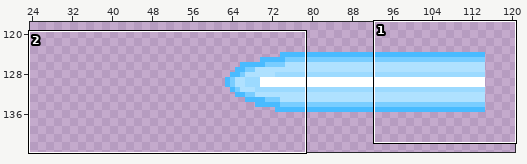
Pixel-art file -- AsepriteStuff/AttacksAndSkills/ManaBurstBeam.aseprite. Above, an overview of the earlier version with the close-up marked.
Close-up. The starting point:
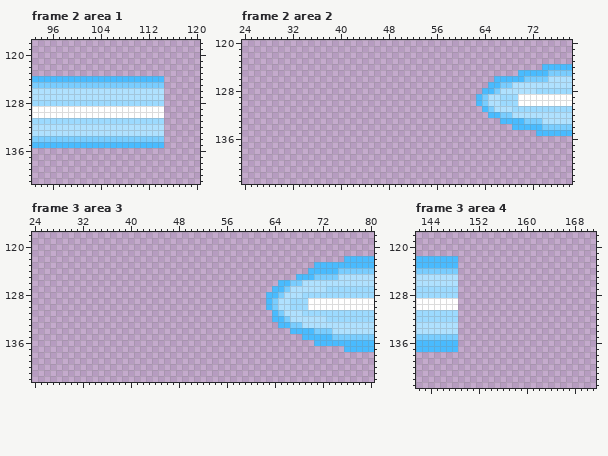
256x256 pixels, 15 frames. Shown: frame 2 area 1: x 93..120, y 118..141; frame 2 area 2: x 24..78, y 120..143; frame 3 area 3: x 24..80, y 118..142; frame 3 area 4: x 142..171, y 118..143. The wide view leaves out empty margins. The commit also changed other frames or places, which this record leaves out.
And afterwards:
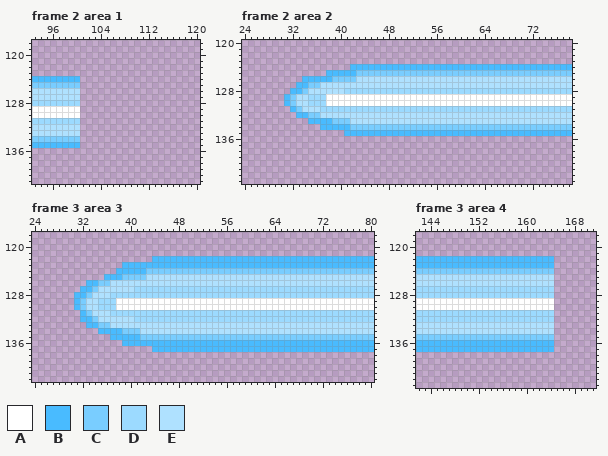
Palette (. is transparent): A #ffffff  B #49bbff  C #79cdff  D #9cdaff  E #afe1ff
Diff:
Frame 2 area 1, layer "Layer 1":
y 124: x 101..114 BBBBBBBBBBBBBB -> ..............
y 125: x 101..114 CCCCCCCCCCCCCC -> ..............
y 126..127: x 101..114 EEEEEEEEEEEEEE -> ..............
y 128: x 101..114 DDDDDDDDDDDDDD -> ..............
y 129..130: x 101..114 AAAAAAAAAAAAAA -> ..............
y 131: x 101..114 DDDDDDDDDDDDDD -> ..............
y 132..133: x 101..114 EEEEEEEEEEEEEE -> ..............
y 134: x 101..114 CCCCCCCCCCCCCC -> ..............
y 135: x 101..114 BBBBBBBBBBBBBB -> ..............
Frame 2 area 2, layer "Layer 1":
y 124: x 42..73 ................................ -> BBBBBBBBBBBBBBBBBBBBBBBBBBBBBBBB
y 125: x 38..74 ................................BBBBB -> BBBBBCCCCCCCCCCCCCCCCCCCCCCCCCCCCCCCC
y 126: x 34..74 ................................BBBBBCCCC -> BBBBBCCCCEEEEEEEEEEEEEEEEEEEEEEEEEEEEEEEE
y 127: x 33..68 ................................BBCC -> BBCCEEEEEEEEEEEEEEEEEEEEEEEEEEEEEEEE
y 128: x 32..72 ................................BBCEEEEEE -> BBCEEEEEEDDDDDDDDDDDDDDDDDDDDDDDDDDDDDDDD
y 129..130: x 31..69 ................................BCEEDDD -> BCEEDDDAAAAAAAAAAAAAAAAAAAAAAAAAAAAAAAA
y 131: x 32..68 ................................BCEEE -> BCEEEDDDDDDDDDDDDDDDDDDDDDDDDDDDDDDDD
y 132: x 33..68 ................................BBCC -> BBCCEEEEEEEEEEEEEEEEEEEEEEEEEEEEEEEE
y 133: x 35..73 ................................BBBBCCC -> BBBBCCCEEEEEEEEEEEEEEEEEEEEEEEEEEEEEEEE
y 134: x 37..73 ................................BBBBB -> BBBBBCCCCCCCCCCCCCCCCCCCCCCCCCCCCCCCC
y 135: x 41..72 ................................ -> BBBBBBBBBBBBBBBBBBBBBBBBBBBBBBBB
Frame 3 area 3, layer "Layer 1":
y 122: x 44..75 ................................ -> BBBBBBBBBBBBBBBBBBBBBBBBBBBBBBBB
y 123: x 39..70 ................................ -> BBBBBBBBBBBBBBBBBBBBBBBBBBBBBBBB
y 124: x 38..74 ................................BBBBB -> BBBBBCCCCCCCCCCCCCCCCCCCCCCCCCCCCCCCC
y 125: x 36..74 ................................BBBCCCC -> BBBCCCCEEEEEEEEEEEEEEEEEEEEEEEEEEEEEEEE
y 126: x 33..68 ................................BBCC -> BBCCEEEEEEEEEEEEEEEEEEEEEEEEEEEEEEEE
y 127: x 32..72 ................................BBCEEEEEE -> BBCEEEEEEDDDDDDDDDDDDDDDDDDDDDDDDDDDDDDDD
y 128: x 31..68 ................................BBCEEE -> BBCEEEDDDDDDDDDDDDDDDDDDDDDDDDDDDDDDDD
y 129..130: x 31..69 ................................BCEEDDD -> BCEEDDDAAAAAAAAAAAAAAAAAAAAAAAAAAAAAAAA
y 131: x 32..68 ................................BCEEE -> BCEEEDDDDDDDDDDDDDDDDDDDDDDDDDDDDDDDD
y 132: x 32..72 ................................BBCEEEEEE -> BBCEEEEEEDDDDDDDDDDDDDDDDDDDDDDDDDDDDDDDD
y 133: x 33..68 ................................BBCC -> BBCCEEEEEEEEEEEEEEEEEEEEEEEEEEEEEEEE
y 134: x 35..73 ................................BBBBCCC -> BBBBCCCEEEEEEEEEEEEEEEEEEEEEEEEEEEEEEEE
y 135: x 37..73 ................................BBBBB -> BBBBBCCCCCCCCCCCCCCCCCCCCCCCCCCCCCCCC
y 136: x 39..70 ................................ -> BBBBBBBBBBBBBBBBBBBBBBBBBBBBBBBB
y 137: x 44..75 ................................ -> BBBBBBBBBBBBBBBBBBBBBBBBBBBBBBBB
Frame 3 area 4, layer "Layer 1":
y 122..123: x 149..164 ................ -> BBBBBBBBBBBBBBBB
y 124: x 149..164 ................ -> CCCCCCCCCCCCCCCC
y 125..126: x 149..164 ................ -> EEEEEEEEEEEEEEEE
y 127..128: x 149..164 ................ -> DDDDDDDDDDDDDDDD
y 129..130: x 149..164 ................ -> AAAAAAAAAAAAAAAA
y 131..132: x 149..164 ................ -> DDDDDDDDDDDDDDDD
y 133..134: x 149..164 ................ -> EEEEEEEEEEEEEEEE
y 135: x 149..164 ................ -> CCCCCCCCCCCCCCCC
y 136..137: x 149..164 ................ -> BBBBBBBBBBBBBBBB
Boxes around the changes in both close-ups, in picture pixels (x1, y1, x2, y2):
erased: (80, 76, 164, 148)
changed: (284, 64, 548, 136)
changed: (74, 256, 344, 352)
added: (458, 256, 554, 352)
